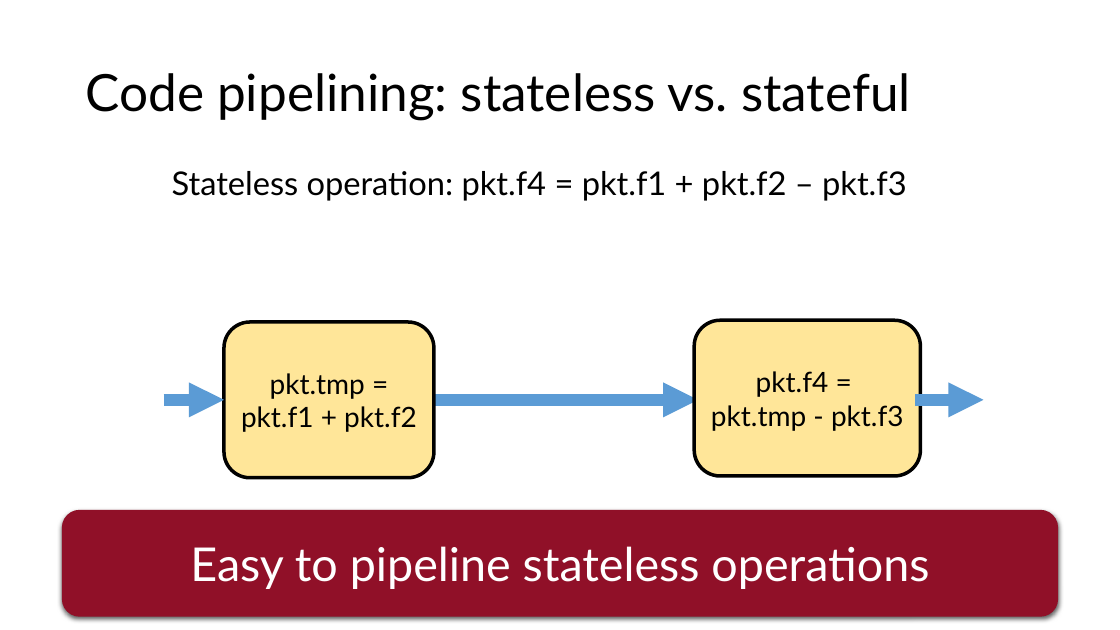
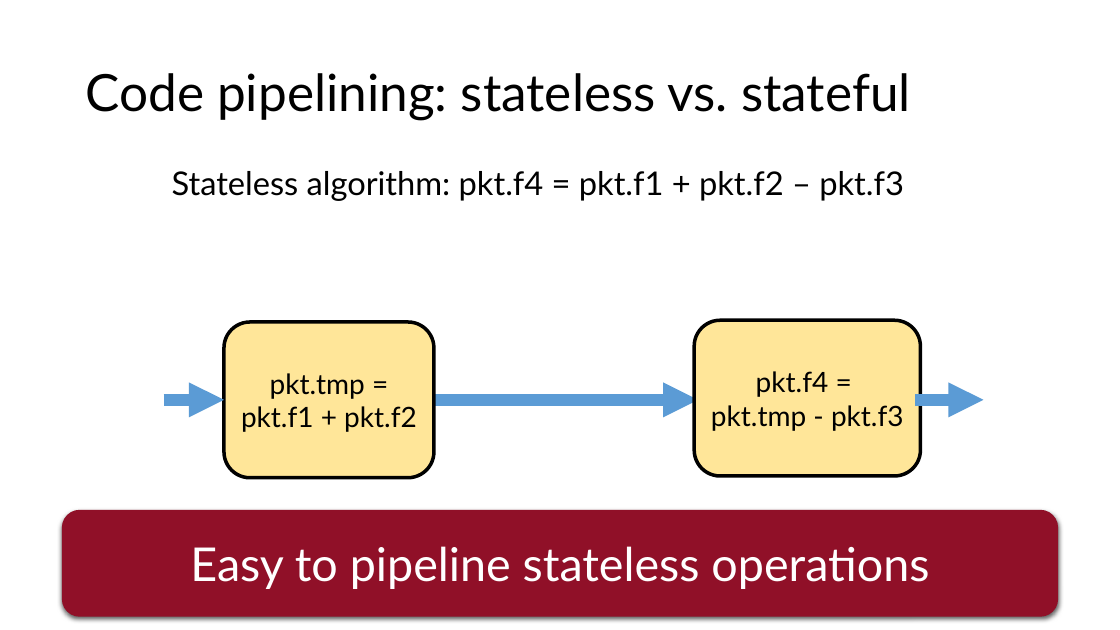
Before and after one commit to anirudhSK/pifo-domino-marple-ppts, a slide deck: slide 33 of combined_domino_pifo.pptx. Drawn at 1120x630 pixels with LibreOffice and Linux fonts; fonts in the diff are those of the drawing. Boxes give left, top, right and bottom in pixels: in the first picture for what was removed or moved away, otherwise in the second. Text is boxed around its words. In the diff, an @@ line names an element or a change of style, - is before the commit and + after.

```diff
--- a/combined_domino_pifo.pptx
+++ b/combined_domino_pifo.pptx
@@ text at (x1=172, y1=171, x2=904, y2=201): text changed @@
-  Stateless operation: pkt.f4 = pkt.f1 + pkt.f2 – pkt.f3
+  Stateless algorithm: pkt.f4 = pkt.f1 + pkt.f2 – pkt.f3
```
Also in this commit, not shown: 1 other slide changed.
